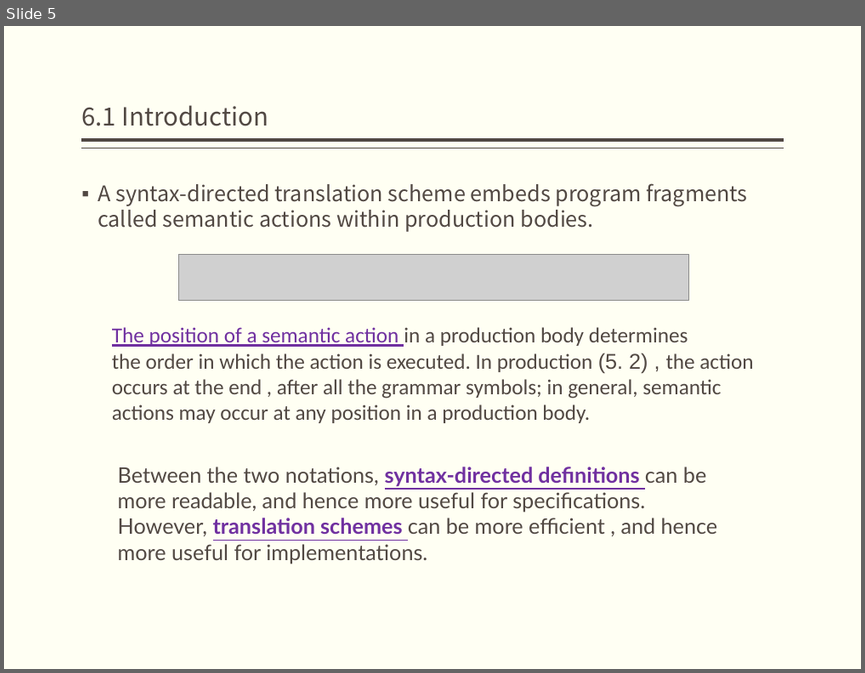
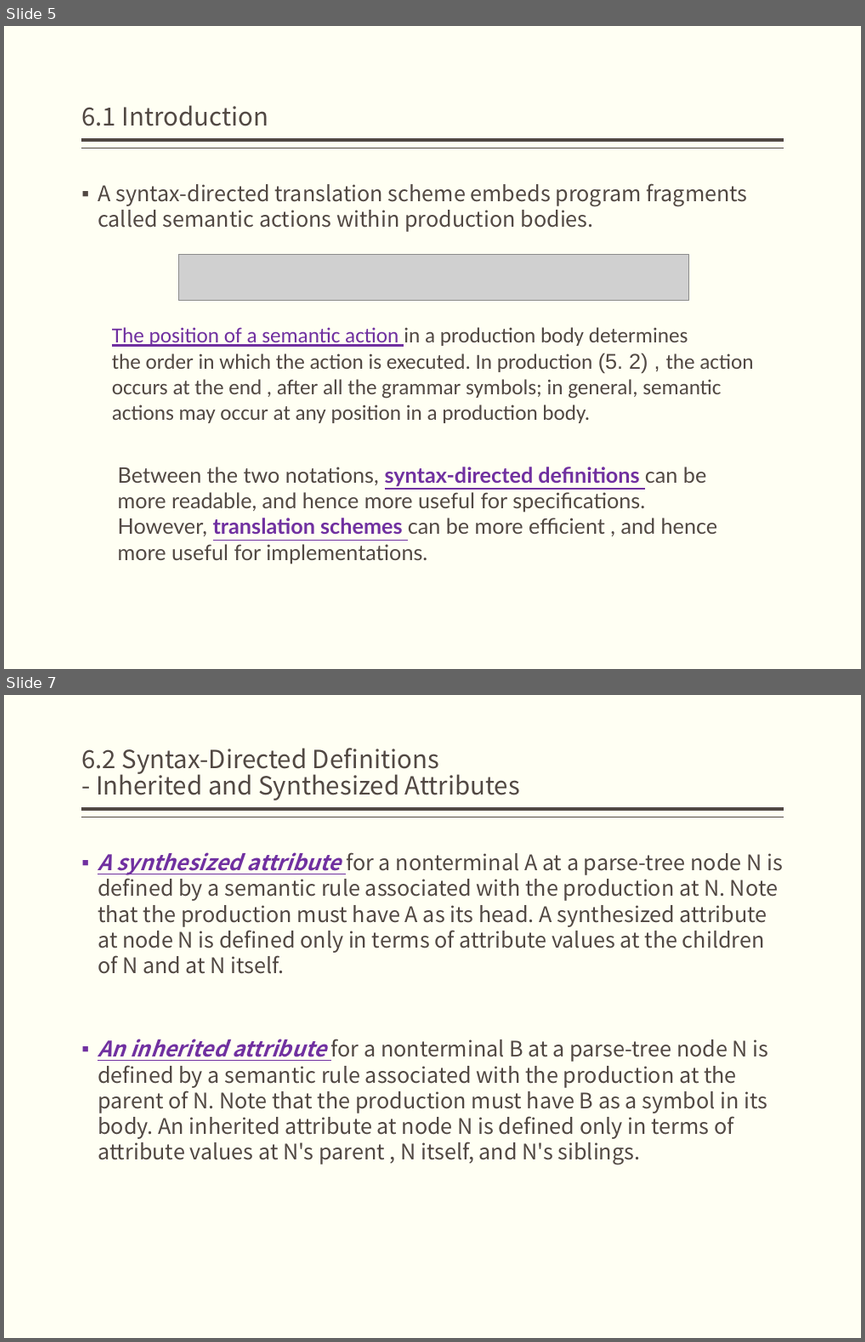
Before and after one commit to bonkboykz/jz81.github.io, a slide deck: course/compiler/LectureNotes/(Spring2017)Lecture6.pptx. Shown one above the other, each under a label of ours: slide 5 before the commit, slides 5 and 7 after it; the slides between them are not shown. The pictures are 865x673 and 865x1342 pixels, drawn with LibreOffice and Linux fonts; fonts in the diff are those of the drawing; grey boxes stand for pictures. Boxes give left, top, right and bottom in pixels: in the first picture for what was removed or moved away, otherwise in the second. Text is boxed around its words. In the diff, an @@ line names an element or a change of style, - is before the commit and + after.

```diff
--- a/course/compiler/LectureNotes/(Spring2017)Lecture6.pptx
+++ b/course/compiler/LectureNotes/(Spring2017)Lecture6.pptx
@@ slide 7 added at (x1=4, y1=695, x2=861, y2=1338), background #FFFFF3; not listed: 2 template elements that a slide beside it also shows @@
@@ title added at (x1=81, y1=748, x2=520, y2=800), 21 pt, text #514843 @@
+6.2 Syntax-Directed Definitions
+- Inherited and Synthesized Attributes
@@ text added at (x1=98, y1=852, x2=783, y2=1165), 18 pt, text #514843 @@
+▪ A synthesized attribute for a nonterminal A at a parse-tree node N is defined by a semantic rule associated with the production at N. Note that the production must have A as its head. A synthesized attribute at node N is defined only in terms of attribute values at the children of N and at N itself.
+▪ An inherited attribute for a nonterminal B at a parse-tree node N is defined by a semantic rule associated with the production at the parent of N. Note that the production must have B as a symbol in its body. An inherited attribute at node N is defined only in terms of attribute values at N's parent , N itself, and N's siblings.
```
Also in this commit, not shown: 2 slides changed, 13 other slides added.
